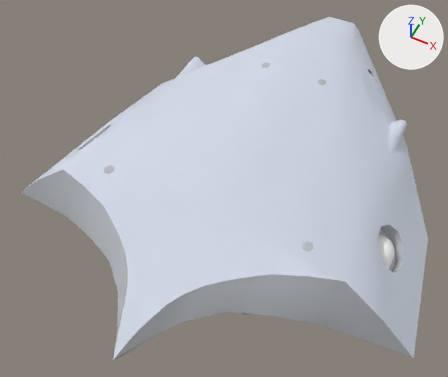
What one commit did to the Blender file ships/lanner/lanner.blend.
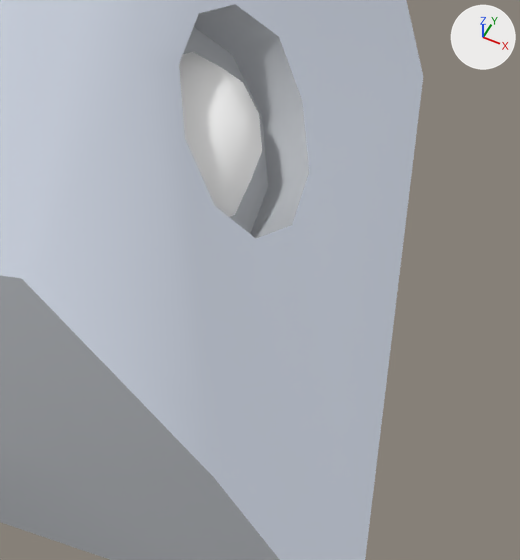
Old and new are each drawn whole from a 50 mm lens placed at (25.3, -60.9, 65.2), pointed at (-2.3, -5.8, -3.7) and again close up on the part from 76% to 100% of the width and 59% to 90% of the height. Every picture has the same lights, and +X, +Y and +Z are marked at upper right.

The first close-up shows 'hull-glow', 'hull-matte', 'hull-shiny'.
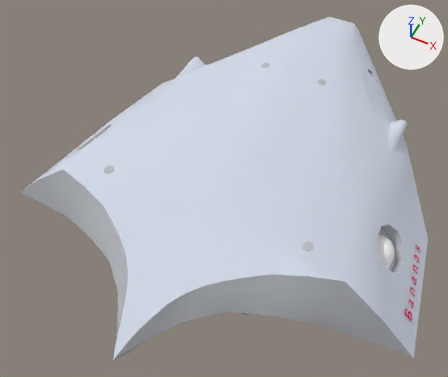
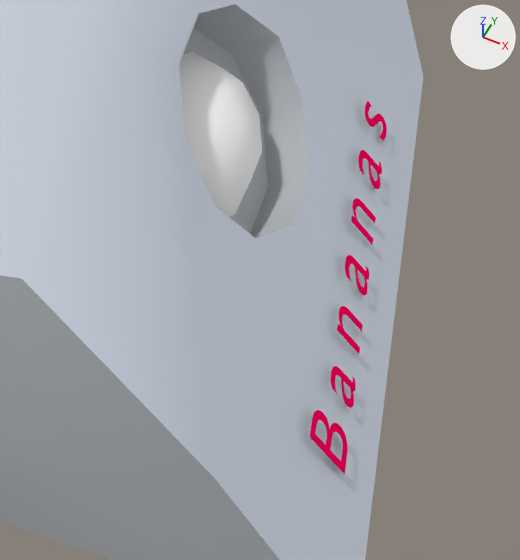
Where the change shows, as pixel boxes [x1, y1, x2, y2] in the close-ups (520 x 560 px):
'regid.R', added (pink): after [310, 101, 387, 474]

Edits to the bpy script that builds the scene:
```text
Add mat_text:
    mat_text = diffuse_material('text')
    mat_text.base_color = (1.0, 0.0, 0.111)  # pink #ff005e
Add txt_regid_r:
    txt_regid_r = bpy.data.curves.new('regid.R', 'FONT')
    txt_regid_r.body = 'Bananas'
    txt_regid_r.materials.append(mat_text)  # pink #ff005e
    txt_regid_r.align_x = 'CENTER'
    txt_regid_r.size = 0.8
    txt_regid_r.space_character = 1.5
Add ob_regid_r:
    ob_regid_r = bpy.data.objects.new('regid.R', txt_regid_r)
    ob_regid_r.parent = ob_label_regid_r
    ob_regid_r.location = (0.0, 0.0, 0.0)
Add ob_label_regid_r:
    ob_label_regid_r = bpy.data.objects.new('label_regid.R', None)
    ob_label_regid_r.location = (27.66, -9.118, -4.222)
    ob_label_regid_r.rotation_euler = (0.836, -0.00302, 1.736)  # degrees (48, -0.2, 99)
    ob_label_regid_r.scale = (3.2, 3.2, 3.2)
```
